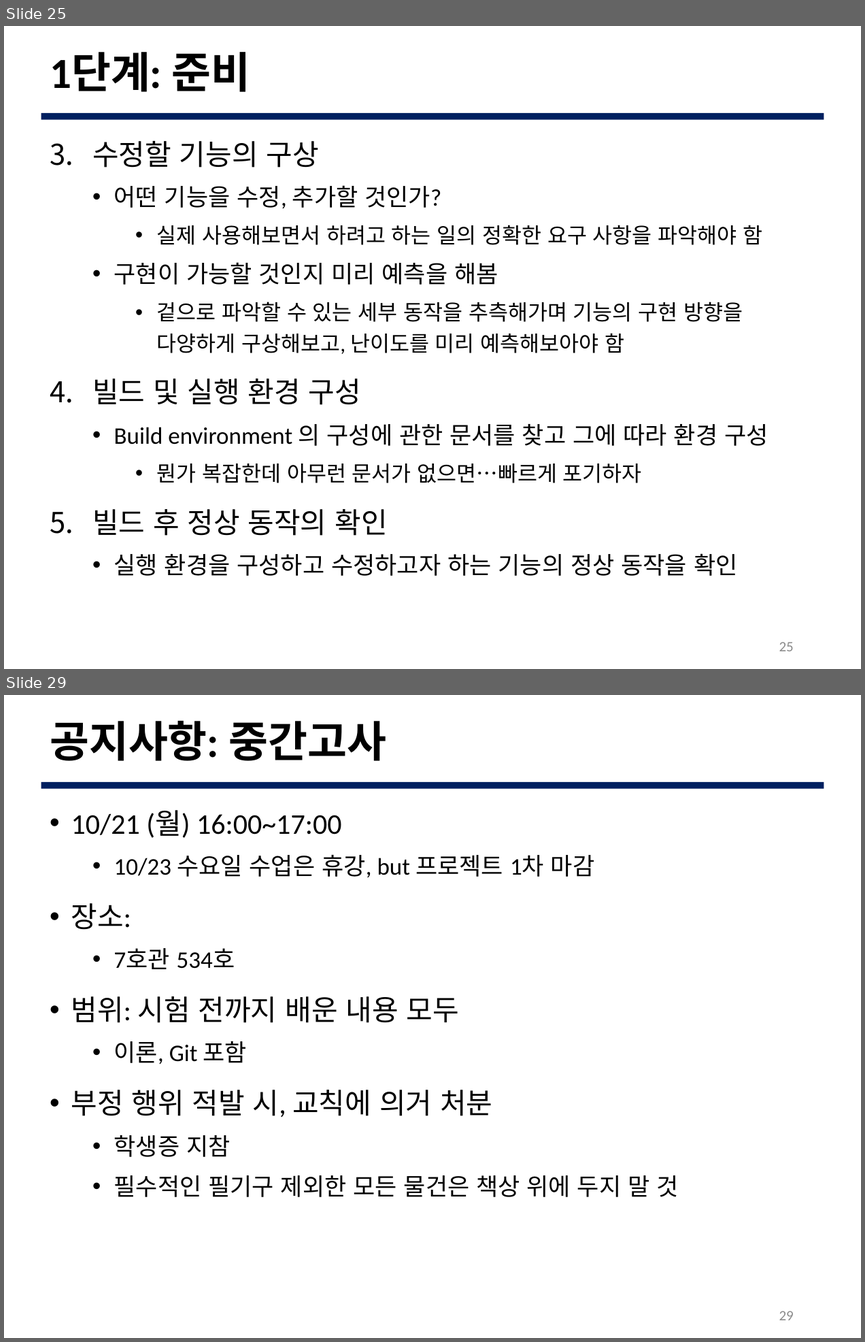
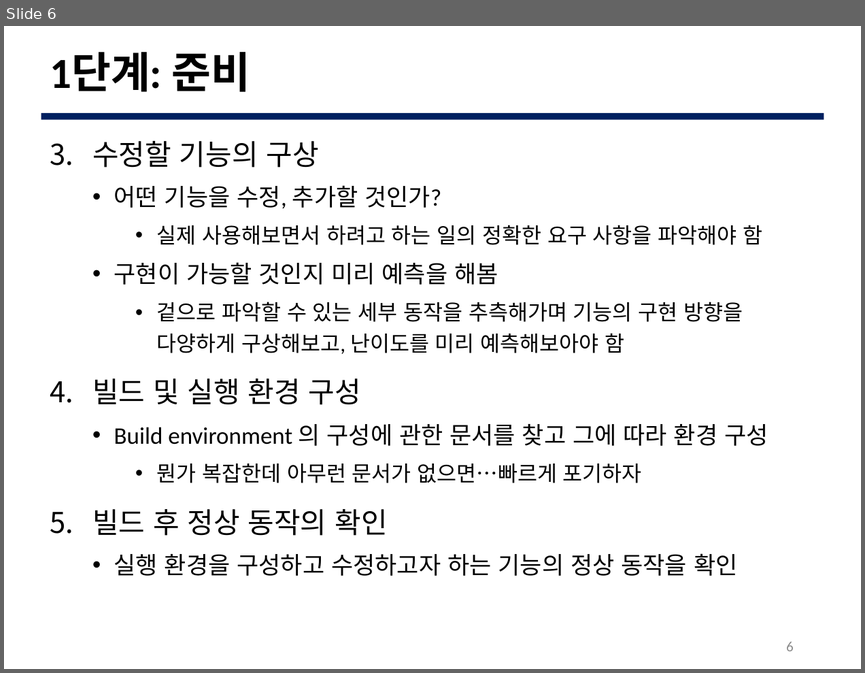
Before and after one commit to JBNU-JEduTools/osscourse, a slide deck: Slides/8. 코드 분석 1.pptx. Shown one above the other, each under a label of ours: slides 25 and 29 before the commit, slide 6 after it; the slides between them are not shown. The pictures are 865x1342 and 865x673 pixels, drawn with LibreOffice and Linux fonts; fonts in the diff are those of the drawing; background and template pictures are left out. Boxes give left, top, right and bottom in pixels: in the first picture for what was removed or moved away, otherwise in the second. Text is boxed around its words. In the diff, an @@ line names an element or a change of style, - is before the commit and + after.

```diff
--- a/Slides/8. 코드 분석 1.pptx
+++ b/Slides/8. 코드 분석 1.pptx
@@ slide 29 removed at (4, 695, 861, 1338), background #FFFFFF; not listed: 1 template element that a slide beside it also shows @@
@@ title removed at (50, 720, 387, 761) @@
-공지사항: 중간고사
@@ text removed at (71, 810, 678, 1197) @@
-• 10/21 (월) 16:00~17:00
-  • 10/23 수요일 수업은 휴강, but 프로젝트 1차 마감
-• 장소:
-  • 7호관 534호
-• 범위: 시험 전까지 배운 내용 모두
-  • 이론, Git 포함
-• 부정 행위 적발 시, 교칙에 의거 처분
-  • 학생증 지참
-  • 필수적인 필기구 제외한 모든 물건은 책상 위에 두지 말 것
@@ page number removed at (779, 1310, 793, 1320) @@
-29
@@ what was slide 25 is now slide 6 @@
@@ page number at (786, 641, 793, 651): text changed @@
-25
+6
```
Also in this commit, not shown: 9 slides changed, 15 slides added, 39 other slides removed, 5 other files.
